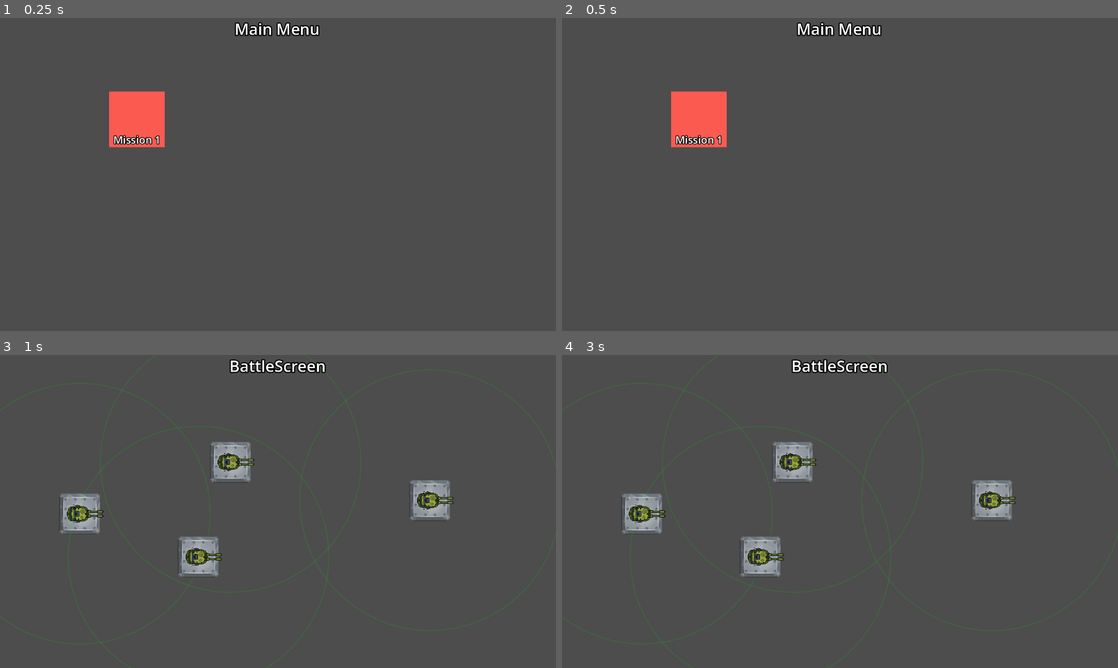
Above: before the commit, frames 1-4 (two rows, left to right).
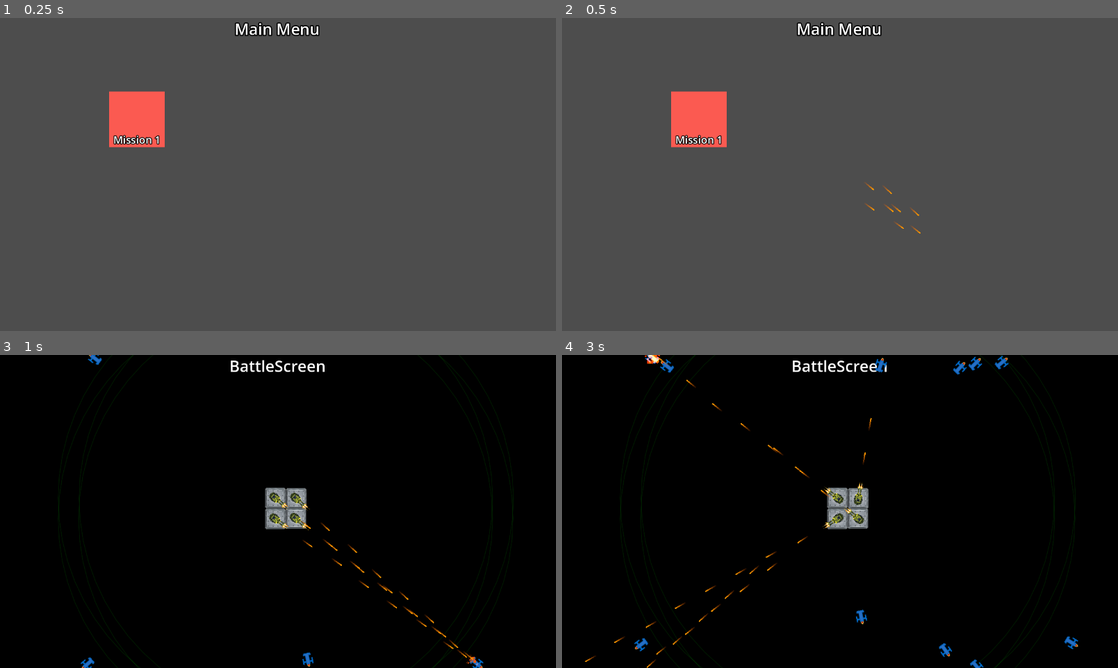
Above: after the commit, the same moments.

Repository: JunkyRoach/sibgamejam2026
Game: Godot game, scene res://Main.tscn
Same seed, same stepped clock (60 frames per second), same inputs: the game is played once before the commit and once after it.
Inputs (mouse positions are in pixels of both pictures, inside the frame that each line leads up to):
- Up to frame 1 (0.25 s): no input
- Up to frame 2 (0.5 s): no input
- Up to frame 3 (1 s): click (139, 455) at 0.5 s
- Up to frame 4 (3 s): no input

Frame 1 is identical in both runs. In frame 2, less than 0.1% of the frame differs, in the area x 54-65%, y 52-69%; in frame 3, 99%; in frame 4, 99%, in the area x 0-100%, y 0-100%.

Commit message:
Переработки под инкрементальный тавердефенс с одной башней

Diff:
--- a/data/enemies/common_enemy.tres
+++ b/data/enemies/common_enemy.tres
@@ -6,5 +6,6 @@
 script = ExtResource("1_oefdm")
 title = "Common Enemy "
 reach_path_damage = 0
-speed = 80.0
+speed = 50.0
+max_hp = 10
 metadata/_custom_type_script = "uid://gfrj2mwpwopg"
--- a/data/enemies/fast_enemy.tres
+++ b/data/enemies/fast_enemy.tres
@@ -6,5 +6,6 @@
 script = ExtResource("1_0xwyn")
 title = "Fast Enemy "
 reach_path_damage = 0
-max_hp = 50
+speed = 70.0
+max_hp = 5
 metadata/_custom_type_script = "uid://gfrj2mwpwopg"
--- a/data/enemies/fat_enemy.tres
+++ b/data/enemies/fat_enemy.tres
@@ -6,7 +6,7 @@
 script = ExtResource("1_yshkg")
 title = "Fat Enemy "
 reach_path_damage = 0
-speed = 50.0
-max_hp = 500
+speed = 20.0
+max_hp = 30
 game_currency_for_kill = 50
 metadata/_custom_type_script = "uid://gfrj2mwpwopg"
--- a/project.godot
+++ b/project.godot
@@ -17,6 +17,7 @@
 config/name="SibGameJam2026Defence"
 run/main_scene="uid://bk32bpv17lvb0"
 config/features=PackedStringArray("4.6", "GL Compatibility")
+boot_splash/bg_color=Color(0, 0, 0, 1)
 config/icon="res://icon.svg"
 
 [autoload]
--- a/scenes/screens/battle_screen/BattleScreen.tscn
+++ b/scenes/screens/battle_screen/BattleScreen.tscn
@@ -8,14 +8,15 @@
 [ext_resource type="Resource" uid="uid://cu6o7dr525duq" path="res://data/enemies/fast_enemy.tres" id="5_very3"]
 [ext_resource type="Resource" uid="uid://bk1j3qqcruaop" path="res://data/enemies/fat_enemy.tres" id="6_aap7m"]
 
-[sub_resource type="Curve2D" id="Curve2D_yc5af"]
-_data = {
-"points": PackedVector2Array(0, 0, 0, 0, 1416, 466, 101.81818, 78.181816, -101.81818, -78.181816, 872, 451, 80.90909, 75.454544, -80.90909, -75.454544, 835, 153, 57.272724, -20.90909, -57.272724, 20.90909, 542, 118, 0, 0, 0, 0, 371, 176, 0, 0, 0, 0, 301, 498, 0, 0, 0, 0, -146, 517)
-}
-point_count = 7
-
 [node name="BattleScreen" type="Node2D" unique_id=1481519639]
 script = ExtResource("1_ug4ku")
+
+[node name="ColorRect" type="ColorRect" parent="." unique_id=471475570]
+offset_left = -54.0
+offset_top = -43.0
+offset_right = 1378.0
+offset_bottom = 784.0
+color = Color(0, 0, 0, 1)
 
 [node name="Label" type="Label" parent="." unique_id=1426472256]
 offset_right = 1277.0
@@ -26,31 +27,29 @@
 horizontal_alignment = 1
 vertical_alignment = 1
 
-[node name="Path2D" type="Path2D" parent="." unique_id=1928497176]
-curve = SubResource("Curve2D_yc5af")
+[node name="Tower" parent="." unique_id=363748653 instance=ExtResource("3_cknin")]
+position = Vector2(634, 377)
+attack_range = null
 
-[node name="Tower" parent="." unique_id=363748653 instance=ExtResource("3_cknin")]
-position = Vector2(531, 246)
-attack_range = 300.0
+[node name="Tower2" parent="." unique_id=725541815 instance=ExtResource("3_cknin")]
+position = Vector2(681, 376)
+attack_range = null
 
-[node name="Tower2" parent="." unique_id=800543235 instance=ExtResource("3_cknin")]
-position = Vector2(184, 365)
-attack_range = 300.0
+[node name="Tower3" parent="." unique_id=1892238499 instance=ExtResource("3_cknin")]
+position = Vector2(682, 330)
+attack_range = null
 
-[node name="Tower3" parent="." unique_id=124723171 instance=ExtResource("3_cknin")]
-position = Vector2(457, 464)
-attack_range = 300.0
+[node name="Tower4" parent="." unique_id=271007363 instance=ExtResource("3_cknin")]
+position = Vector2(634, 329)
+attack_range = null
 
-[node name="Tower4" parent="." unique_id=1971516041 instance=ExtResource("3_cknin")]
-position = Vector2(990, 334)
-attack_range = 300.0
-
-[node name="EnemyFactory" type="Node" parent="." unique_id=875393463 node_paths=PackedStringArray("path")]
+[node name="EnemyFactory" type="Node" parent="." unique_id=875393463 node_paths=PackedStringArray("enemy_layer")]
 script = ExtResource("2_76kaa")
-path = NodePath("../Path2D")
+enemy_layer = NodePath("..")
 test_mobs = Array[ExtResource("3_55kx5")]([ExtResource("4_n65b1"), ExtResource("5_very3"), ExtResource("6_aap7m")])
 
 [node name="Timer" type="Timer" parent="EnemyFactory" unique_id=1550879575]
+wait_time = 0.2
 autostart = true
 
 [connection signal="timeout" from="EnemyFactory/Timer" to="EnemyFactory" method="_on_timer_timeout"]
--- a/scenes/screens/battle_screen/EnemyFactory.gd
+++ b/scenes/screens/battle_screen/EnemyFactory.gd
@@ -1,6 +1,6 @@
 extends Node
 
-@export var path:Path2D
+@export var enemy_layer:Node2D
 @onready var timer: Timer = $Timer
 
 @export var test_mobs:Array[EnemyData] = []
@@ -14,7 +14,7 @@
 
 func spawn_mobs():
 	for enemy:EnemyData in GameController.mission_data.waves[GameController.current_wave].enemies_in_wave:
-		path.add_child(Enemy.instantiate(enemy))
+		enemy_layer.add_child(Enemy.instantiate(enemy))
 		await get_tree().create_timer(0.5).timeout
 		print(enemy)
 
@@ -22,5 +22,14 @@
 
 
 func _on_timer_timeout() -> void:
-	path.add_child(Enemy.instantiate(test_mobs.pick_random()))
+	var enemy = Enemy.instantiate(test_mobs.pick_random())
+	if randf() > 0.5:
+		enemy.global_position = Vector2(randf_range(0,1280), 0)
+	else:
+		enemy.global_position = Vector2(randf_range(0,1280), 720)
+
+	enemy.look_at(Tower.tower.global_position)
+	enemy.direction = enemy.global_position.direction_to(Tower.tower.global_position)
+
+	enemy_layer.add_child(enemy)
 	pass # Replace with function body.
--- a/scenes/towers/Tower.gd
+++ b/scenes/towers/Tower.gd
@@ -1,4 +1,7 @@
 extends Node2D
+class_name Tower
+
+static var tower:Tower
 
 @export var bullet_scene:PackedScene
 @export var attack_range:float = 300.0
@@ -14,6 +17,7 @@
 
 func _ready() -> void:
 	timer.wait_time = reload_time
+	tower = self
 	timer.start()
 	pass
 
@@ -25,12 +29,14 @@
 
 
 func _process(delta: float) -> void:
-	current_target = EnemyManager.get_dangerous_enemy_in_range(self.global_position, attack_range)
+	#current_target = EnemyManager.get_dangerous_enemy_in_range(self.global_position, attack_range)
+
 	if current_target!=null:
 		animated_sprite.play("shoot")
 		%ShotVFX.visible = true
 		srt.look_at(current_target.global_position)
 	else:
+		current_target = EnemyManager.get_random_enemy()
 		animated_sprite.play("default")
 		%ShotVFX.visible = false
 	queue_redraw()
--- a/scenes/towers/Tower.tscn
+++ b/scenes/towers/Tower.tscn
@@ -50,6 +50,7 @@
 }]
 
 [node name="Tower" type="Node2D" unique_id=725541815]
+scale = Vector2(0.5, 0.5)
 script = ExtResource("1_cqx8d")
 bullet_scene = ExtResource("2_aoo5e")
 attack_range = 1000.0
@@ -59,6 +60,7 @@
 texture = ExtResource("2_yji4s")
 
 [node name="SRT" type="Node2D" parent="." unique_id=12534766]
+z_index = 100
 
 [node name="Marker2D" type="Marker2D" parent="SRT" unique_id=1235185185]
 unique_name_in_owner = true
--- a/scenes/units/Enemy.gd
+++ b/scenes/units/Enemy.gd
@@ -1,4 +1,4 @@
-extends PathFollow2D
+extends Area2D
 class_name Enemy
 var enemy_data:EnemyData
 
@@ -9,13 +9,14 @@
 	return enemy
 
 
-@onready var area_2d: Area2D = %Area2D
+
 @onready var destroy_parts: CPUParticles2D = %DestroyParts
 
 var speed:float
 var hp:int
 
 var is_dead:bool
+var direction:Vector2
 
 
 func update_data(p_enemy_data:EnemyData):
@@ -26,22 +27,12 @@
 	EnemyManager.enemies_list.append(self)
 
 
-func reach_path_end():
-	GameController.enemy_reach_end(enemy_data)
-	destroy()
 
 
-func destroy():
-	EnemyManager.enemies_list.erase(self)
-	self.queue_free()
 
-	pass
-
-
-func _on_area_2d_area_entered(area: Area2D) -> void:
+func _on_area_entered(area: Area2D) -> void:
 	if area is Bullet:
 		_take_damage(area.damage)
-	pass # Replace with function body.
 
 func _take_damage(p_damage:int):
 	hp-=p_damage
@@ -53,10 +44,15 @@
 	if is_dead:
 		return
 	is_dead = true
-	area_2d.set_deferred('monitorable', false)
+	self.set_deferred('monitorable', false)
 	speed = 0
 	EnemyManager.enemies_list.erase(self)
 	destroy_parts.restart()
 	await destroy_parts.finished
 	destroy()
 	pass
+
+func destroy():
+	EnemyManager.enemies_list.erase(self)
+	self.queue_free()
+	pass
--- a/scenes/units/Enemy.tscn
+++ b/scenes/units/Enemy.tscn
@@ -1,7 +1,7 @@
 [gd_scene format=3 uid="uid://b2ppypg6hdfym"]
 
 [ext_resource type="Script" uid="uid://cocgp8sbrd5da" path="res://scenes/units/Enemy.gd" id="1_rmvmi"]
-[ext_resource type="Texture2D" uid="uid://bpr1du03vvg18" path="res://assets/units/ACS_Preview.png" id="2_rmvmi"]
+[ext_resource type="Texture2D" uid="uid://b3288d87dfyxf" path="res://assets/units/battle_cruiser.png" id="2_20l3p"]
 [ext_resource type="Material" uid="uid://d2wd47l16qn7e" path="res://materials/blend_add.material" id="3_20l3p"]
 
 [sub_resource type="RectangleShape2D" id="RectangleShape2D_rmvmi"]
@@ -11,22 +11,18 @@
 _data = [Vector2(0, 0), 0.0, 6.479656, 0, 0, Vector2(0.5547445, 1), 0.0, 0.0, 0, 0, Vector2(1, 0), 0.0, 0.0, 0, 0]
 point_count = 3
 
-[node name="Enemy" type="PathFollow2D" unique_id=21084520]
-loop = false
+[node name="Enemy" type="Area2D" unique_id=408055940]
+collision_layer = 2
 script = ExtResource("1_rmvmi")
 
-[node name="Icon" type="Sprite2D" parent="." unique_id=660789851]
-rotation = -1.5707964
-scale = Vector2(0.5, 0.5)
-texture = ExtResource("2_rmvmi")
-
-[node name="Area2D" type="Area2D" parent="." unique_id=1852383422]
-unique_name_in_owner = true
-collision_layer = 2
-
-[node name="CollisionShape2D" type="CollisionShape2D" parent="Area2D" unique_id=2090038576]
+[node name="CollisionShape2D" type="CollisionShape2D" parent="." unique_id=2090038576]
 position = Vector2(-2, 0.5)
 shape = SubResource("RectangleShape2D_rmvmi")
+
+[node name="Icon" type="Sprite2D" parent="." unique_id=660789851]
+rotation = 1.5707964
+scale = Vector2(1.5, 2)
+texture = ExtResource("2_20l3p")
 
 [node name="DestroyParts" type="CPUParticles2D" parent="." unique_id=1507730763]
 unique_name_in_owner = true
@@ -47,4 +43,4 @@
 scale_amount_curve = SubResource("Curve_rmvmi")
 color = Color(1.093983, 0.23562965, 0, 1)
 
-[connection signal="area_entered" from="Area2D" to="." method="_on_area_2d_area_entered"]
+[connection signal="area_entered" from="." to="." method="_on_area_entered"]
--- a/singletons/managers/EnemyManager.gd
+++ b/singletons/managers/EnemyManager.gd
@@ -7,15 +7,21 @@
 
 func _process(delta: float) -> void:
 	for enemy:Enemy in enemies_list:
-		enemy.progress += enemy.speed * delta
-		if enemy.progress_ratio >=1.0:
-			enemy.reach_path_end()
+		enemy.global_position += enemy.direction * enemy.speed * delta
+		if enemy.global_position.distance_to(Tower.tower.global_position)<=30:
+			enemy.destroy()
 
 
 func _on_timer_timeout() -> void:
-	enemies_list.sort_custom(func(a, b): return a.progress_ratio > b.progress_ratio)
+	print()
+	#enemies_list.sort_custom(func(a, b): return a.progress_ratio > b.progress_ratio)
 
 
+func get_random_enemy()->Enemy:
+	if enemies_list.is_empty():
+		return null
+	else:
+		return enemies_list.pick_random()
 
 func get_dangerous_enemy_in_range(p_position:Vector2, p_range:float)->Enemy:
 
--- a/singletons/managers/EnemyManager.tscn
+++ b/singletons/managers/EnemyManager.tscn
@@ -1,11 +1,11 @@
-[gd_scene load_steps=2 format=3 uid="uid://bhimk81gpinrc"]
+[gd_scene format=3 uid="uid://bhimk81gpinrc"]
 
 [ext_resource type="Script" uid="uid://db17mvpi2o4l6" path="res://singletons/managers/EnemyManager.gd" id="1_vvdbj"]
 
-[node name="EnemyManager" type="Node"]
+[node name="EnemyManager" type="Node" unique_id=816277159]
 script = ExtResource("1_vvdbj")
 
-[node name="Timer" type="Timer" parent="."]
+[node name="Timer" type="Timer" parent="." unique_id=1597223424]
 wait_time = 0.5
 autostart = true
 
Binary file added: assets/units/battle_cruiser.png
Not shown, added: assets/units/battle_cruiser.png.import
Not shown: 1 places in data/enemies/fat_enemy.tres that only renumber resources
